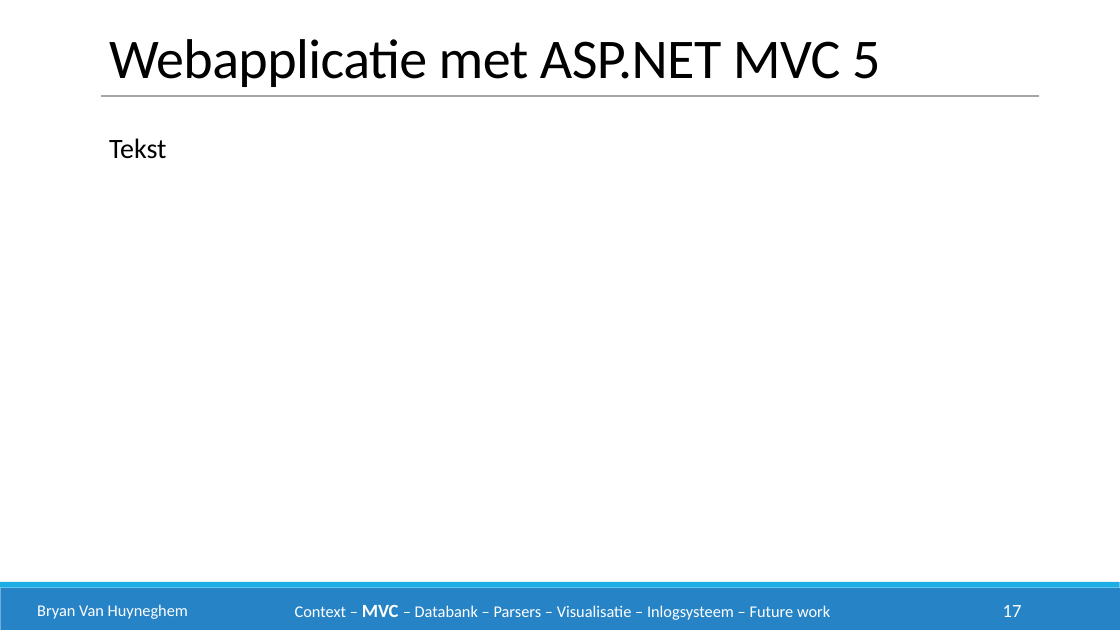
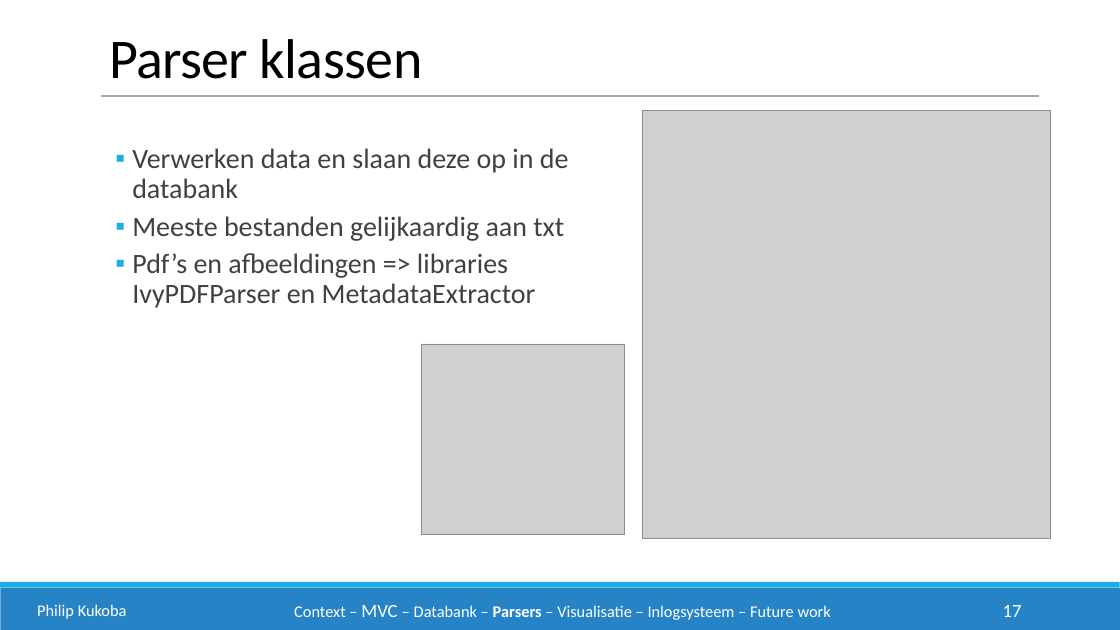
Before and after one commit to philipkukoba/Bachelors-Dissertation-DroneWebApp, a slide deck: slide 17 of documenten/eindpresentatie/drone1.pptx. Drawn at 1120x630 pixels with LibreOffice and Linux fonts; fonts in the diff are those of the drawing; grey boxes stand for pictures. Boxes give left, top, right and bottom in pixels: in the first picture for what was removed or moved away, otherwise in the second. Text is boxed around its words. In the diff, an @@ line names an element or a change of style, - is before the commit and + after.

```diff
--- a/documenten/eindpresentatie/drone1.pptx
+++ b/documenten/eindpresentatie/drone1.pptx
@@ text at box(109, 39, 423, 79): text changed @@
-Webapplicatie met ASP.NET MVC 5
+Parser klassen
@@ picture added at box(643, 111, 1051, 539) @@
@@ text removed at box(109, 138, 167, 159) @@
-Tekst
@@ text added at box(132, 148, 569, 308), 24 pt, text #404040 @@
+  ▪ Verwerken data en slaan deze op in de databank
+  ▪ Meeste bestanden gelijkaardig aan txt
+  ▪ Pdf’s en afbeeldingen => libraries IvyPDFParser en MetadataExtractor
@@ picture added at box(421, 344, 624, 534) @@
@@ text "Context – MVC – Databank ..." at box(294, 605, 831, 620): bold off in "MVC"; bold on in "Parsers" @@
@@ text at box(37, 604, 127, 619): text changed @@
-Bryan Van Huyneghem
+Philip Kukoba
```
Also in this commit, not shown: 7 slides added.
